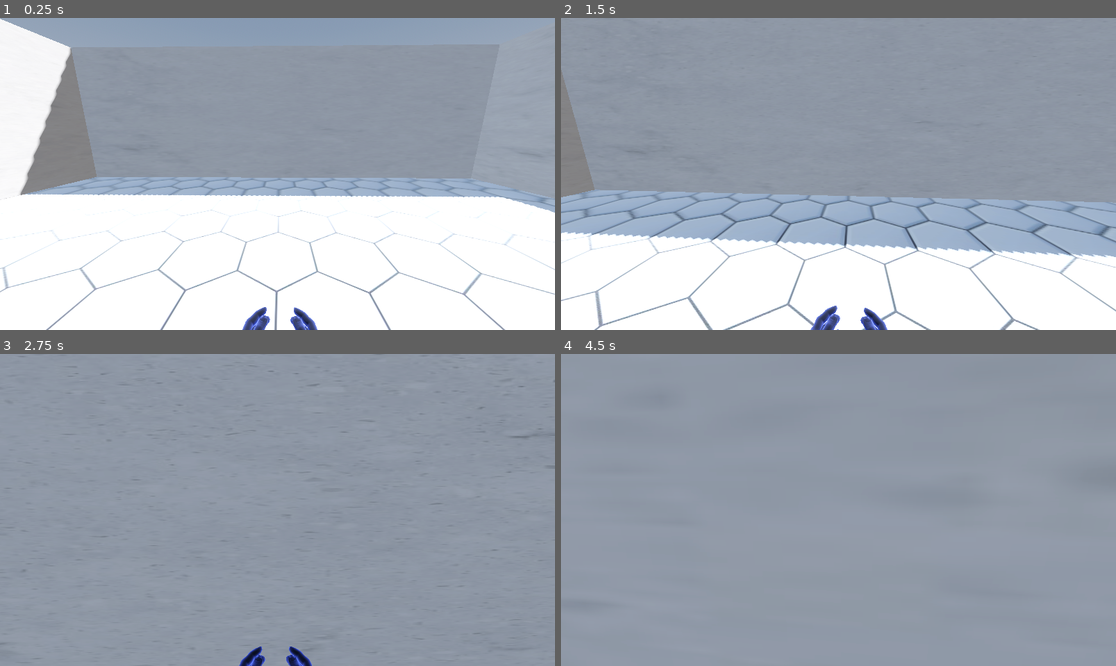
Above: before the commit, frames 1-4 (two rows, left to right).
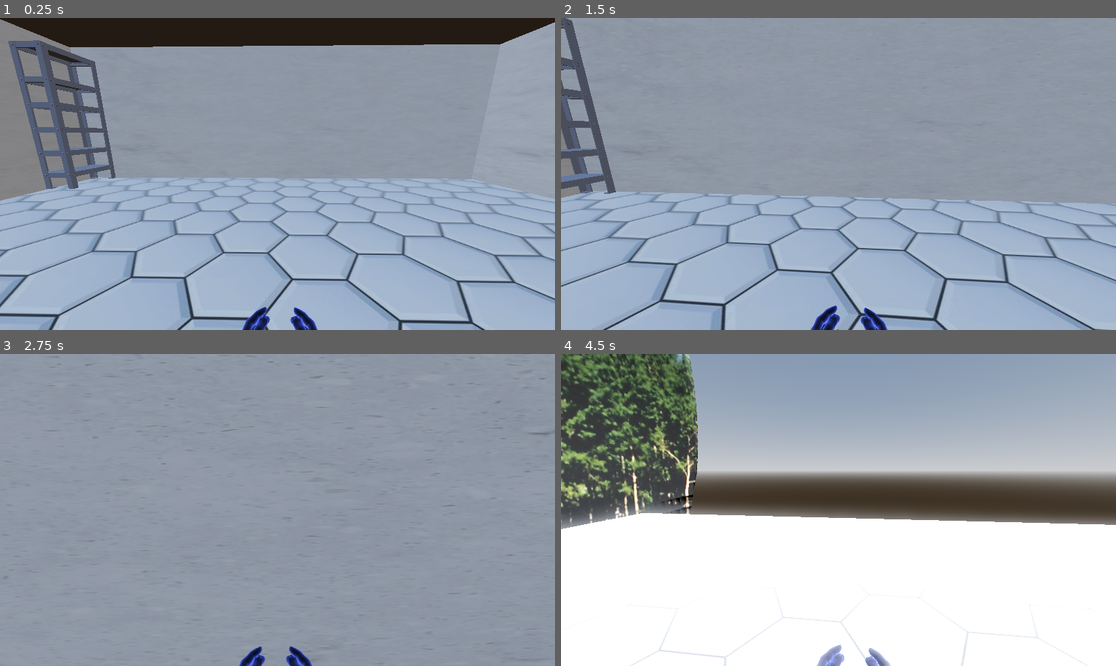
Above: after the commit, the same moments.

Repository: zlataaa05/VR-chemistry
Game: Godot game, scene res://Scene/MAIN.tscn
The game is run twice, just before and just after one commit, with the same random seed, the same clock (stepped at 60 frames per second) and the same inputs.
Inputs (mouse positions are in pixels of both pictures, inside the frame that each line leads up to):
- Up to frame 1 (0.25 s): no input
- Up to frame 2 (1.5 s): tap Enter (ui_accept) at 0.5, 0.77, 1.07 s; move the mouse to (866, 174) at 0.52 s; hold Up (ui_up) from 0.53 s (still down); tap 1 at 0.6 s; click (866, 174) at 0.67 s; move the mouse to (810, 174) at 1.27 s; tap 2 at 1.35 s
- Up to frame 3 (2.75 s): keep holding Up (ui_up); tap Enter (ui_accept) at 1.52, 1.82 s; move the mouse to (288, 503) at 2.02 s; tap 3 at 2.1 s
- Up to frame 4 (4.5 s): keep holding Up (ui_up); move the mouse to (832, 516) at 2.77 s; tap 4 at 2.85 s; click (832, 516) at 2.92 s; tap Enter (ui_accept) at 3.02, 3.32, 3.77, 4.07 s; move the mouse to (877, 513) at 3.52 s; tap 5 at 3.6 s; move the mouse to (794, 506) at 4.27 s; tap 6 at 4.35 s

The runs differ from the first frame. In frame 1, 58% of the frame differs, in the area x 0-100%, y 0-100%; in frame 2, 33%; in frame 3, 0.1%; in frame 4, 86%.

Commit message:
Создание демонстрационной версии. День 4
Добавлен скайбокс за окнами, настроен свет

Diff:
--- a/Scene/MAIN.tscn
+++ b/Scene/MAIN.tscn
@@ -2,9 +2,10 @@
 
 [ext_resource type="PackedScene" uid="uid://bk4kmv1helfba" path="res://Scene/FLOOR.tscn" id="1_tyv3c"]
 [ext_resource type="PackedScene" uid="uid://83hv132nxi5w" path="res://Scene/PLAYER.tscn" id="2_ojrwd"]
-[ext_resource type="PackedScene" uid="uid://cprjt2v3bvwac" path="res://Scene/WALLS.tscn" id="3_ojrwd"]
 [ext_resource type="PackedScene" uid="uid://bq5avhn83stny" path="res://Scene/SHELFS.tscn" id="4_4c5ek"]
 [ext_resource type="PackedScene" uid="uid://y0a42tekf16q" path="res://Scene/TABL_MENDELEEVA.tscn" id="5_8p385"]
+[ext_resource type="Texture2D" uid="uid://cfv40r64xnd05" path="res://walls_texture_2.jpg" id="5_xqnis"]
+[ext_resource type="Texture2D" uid="uid://bqymhdks4fhtw" path="res://view_texture_2.jpg" id="6_xqnis"]
 
 [sub_resource type="ProceduralSkyMaterial" id="ProceduralSkyMaterial_4c5ek"]
 sky_horizon_color = Color(0.66224277, 0.6717428, 0.6867428, 1)
@@ -19,34 +20,133 @@
 tonemap_mode = 2
 glow_enabled = true
 
+[sub_resource type="StandardMaterial3D" id="StandardMaterial3D_g2c68"]
+albedo_texture = ExtResource("5_xqnis")
+
+[sub_resource type="StandardMaterial3D" id="StandardMaterial3D_421j5"]
+transparency = 1
+albedo_color = Color(0.91764706, 1, 1, 0.09411765)
+
+[sub_resource type="StandardMaterial3D" id="StandardMaterial3D_8p385"]
+albedo_texture = ExtResource("5_xqnis")
+
+[sub_resource type="StandardMaterial3D" id="StandardMaterial3D_xqnis"]
+albedo_texture = ExtResource("5_xqnis")
+
+[sub_resource type="StandardMaterial3D" id="StandardMaterial3D_w64on"]
+albedo_texture = ExtResource("5_xqnis")
+
+[sub_resource type="StandardMaterial3D" id="StandardMaterial3D_lpkqq"]
+albedo_texture = ExtResource("6_xqnis")
+
+[sub_resource type="StandardMaterial3D" id="StandardMaterial3D_j5tvb"]
+emission_enabled = true
+
+[sub_resource type="StandardMaterial3D" id="StandardMaterial3D_trt1i"]
+albedo_texture = ExtResource("6_xqnis")
+
 [node name="Main" type="Node3D" unique_id=998266863]
 
 [node name="WorldEnvironment" type="WorldEnvironment" parent="." unique_id=587294472]
 environment = SubResource("Environment_xqnis")
 
 [node name="DirectionalLight3D" type="DirectionalLight3D" parent="." unique_id=924883623]
-transform = Transform3D(-0.8660254, -0.43301278, 0.25, 0, 0.49999997, 0.86602545, -0.50000006, 0.75, -0.43301266, 0, 0, 0)
+transform = Transform3D(0.0074658645, -0.9615873, 0.274398, 0.00187159, 0.27441844, 0.96160865, -0.9999703, -0.0066656778, 0.003848467, -0.037590027, 27.537516, 0)
 shadow_enabled = true
 
 [node name="Floor" parent="." unique_id=1004367032 instance=ExtResource("1_tyv3c")]
+transform = Transform3D(-4.104594e-08, 0, 0.5265955, 0, 1, 0, -0.93902165, 0, -2.3018218e-08, 0, 0, 0)
 
 [node name="Player" parent="." unique_id=1355984825 instance=ExtResource("2_ojrwd")]
 transform = Transform3D(1, 0, 0, 0, 1, 0, 0, 0, 1, 0, 1.1774098, 0)
 
-[node name="Walls" parent="." unique_id=35035400 instance=ExtResource("3_ojrwd")]
-transform = Transform3D(1, 0, 0, 0, 1, 0, 0, 0, 1, -7.974901, 2.4963546, 0)
-
-[node name="Walls2" parent="." unique_id=572860440 instance=ExtResource("3_ojrwd")]
-transform = Transform3D(1, 0, 0, 0, 1, 0, 0, 0, 1, 7.975, 2.496369, 0)
-
-[node name="Walls3" parent="." unique_id=1908411464 instance=ExtResource("3_ojrwd")]
-transform = Transform3D(-4.371139e-08, 0, 1, 0, 1, 0, -1, 0, -4.371139e-08, 0, 2.496369, -8)
-
-[node name="Walls4" parent="." unique_id=1293611560 instance=ExtResource("3_ojrwd")]
-transform = Transform3D(-4.371139e-08, 0, 1, 0, 1, 0, -1, 0, -4.371139e-08, 0, 2.496369, 8)
-
-[node name="Node3D" parent="." unique_id=567405109 instance=ExtResource("4_4c5ek")]
+[node name="Shelfs2" parent="." unique_id=567405109 instance=ExtResource("4_4c5ek")]
 transform = Transform3D(0.55, 0, 0, 0, 0.55, 0, 0, 0, 0.55, -6.9772606, 2.229106, 7.705755)
 
-[node name="Node3D2" parent="." unique_id=293565040 instance=ExtResource("5_8p385")]
+[node name="Tabl_Mendeleeva" parent="." unique_id=293565040 instance=ExtResource("5_8p385")]
 transform = Transform3D(0.05243303, 0, 0.01660656, 0, 0.055, 0, -0.01660656, 0, 0.05243303, -4.078266, 1.5487795, 0)
+
+[node name="Wall 1" type="CSGBox3D" parent="." unique_id=1778102809]
+transform = Transform3D(1, 0, 0, 0, 1, 0, 0, 0, 1, -8, 2.5, 0)
+material_override = SubResource("StandardMaterial3D_g2c68")
+use_collision = true
+size = Vector3(0.305, 5, 16)
+
+[node name="window 1" type="CSGBox3D" parent="Wall 1" unique_id=1283804044]
+transform = Transform3D(1, 0, 0, 0, 1, 0, 0, 0, 1.75, 0.020501137, 0.20119882, 2.4439998)
+operation = 2
+size = Vector3(1, 2.4707031, 1)
+
+[node name="window 2" type="CSGBox3D" parent="Wall 1" unique_id=2054068294]
+transform = Transform3D(1, 0, 0, 0, 1, 0, 0, 0, 1.75, 0.020999908, 0.20147705, -2.444)
+operation = 2
+size = Vector3(1, 2.4707031, 1)
+
+[node name="1" type="CSGBox3D" parent="Wall 1" unique_id=634279231]
+transform = Transform3D(1, 0, 0, 0, 1, 0, 0, 0, 1, -0.0005426407, 0.20147705, 2.444)
+size = Vector3(0.30679688, 2.471, 0.09)
+
+[node name="2" type="CSGBox3D" parent="Wall 1" unique_id=1236834272]
+transform = Transform3D(1, 0, 0, 0, 1, 0, 0, 0, 1, 0.0008330345, 0.20147705, 2.444)
+size = Vector3(0.305, 0.09, 1.75)
+
+[node name="3" type="CSGBox3D" parent="Wall 1" unique_id=987476673]
+transform = Transform3D(1, 0, 0, 0, 1, 0, 0, 0, 1, -0.0005426407, 0.20147705, -2.444)
+size = Vector3(0.30679688, 2.471, 0.09)
+
+[node name="4" type="CSGBox3D" parent="Wall 1" unique_id=522908749]
+transform = Transform3D(1, 0, 0, 0, 1, 0, 0, 0, 1, 0.0008330345, 0.20147705, -2.444)
+size = Vector3(0.305, 0.09, 1.75)
+
+[node name="glass 1" type="CSGBox3D" parent="." unique_id=1105482769]
+transform = Transform3D(1, 0, 0, 0, 1, 0, 0, 0, 1.75, -7.9979587, 2.7011988, 2.4439998)
+size = Vector3(0.045, 2.471, 1)
+material = SubResource("StandardMaterial3D_421j5")
+
+[node name="glass 2" type="CSGBox3D" parent="." unique_id=1495552047]
+transform = Transform3D(1, 0, 0, 0, 1, 0, 0, 0, 1.75, -7.998, 2.701477, -2.444)
+size = Vector3(0.045, 2.471, 1)
+material = SubResource("StandardMaterial3D_421j5")
+
+[node name="Wall 2" type="CSGBox3D" parent="." unique_id=1299838129]
+transform = Transform3D(1, 0, 0, 0, 1, 0, 0, 0, 1, 8, 2.5, 0)
+material_override = SubResource("StandardMaterial3D_8p385")
+size = Vector3(0.305, 5, 16)
+
+[node name="Wall 3" type="CSGBox3D" parent="." unique_id=169651646]
+transform = Transform3D(-4.371139e-08, 0, 1, 0, 1, 0, -1, 0, -4.371139e-08, 0, 2.5, 8)
+material_override = SubResource("StandardMaterial3D_xqnis")
+size = Vector3(0.305, 5, 16)
+
+[node name="Wall 4" type="CSGBox3D" parent="." unique_id=1225032957]
+transform = Transform3D(-4.371139e-08, 0, 1, 0, 1, 0, -1, 0, -4.371139e-08, 0, 2.5, -8)
+material_override = SubResource("StandardMaterial3D_w64on")
+size = Vector3(0.305, 5, 16)
+
+[node name="Shelfs" parent="." unique_id=1414875372 instance=ExtResource("4_4c5ek")]
+transform = Transform3D(0.55, 0, 0, 0, 0.55, 0, 0, 0, 0.55, -6.977, 2.229, -6.0537834)
+
+[node name="CSGSphere3D" type="CSGSphere3D" parent="." unique_id=566224255]
+transform = Transform3D(1, 0, 0, 0, 1, 0, 0, 0, 1, -6.214574, 8.56163, 0)
+material_override = SubResource("StandardMaterial3D_lpkqq")
+flip_faces = true
+radius = 27.974
+radial_segments = 50
+rings = 100
+material = SubResource("StandardMaterial3D_j5tvb")
+
+[node name="CSGSphere3D2" type="CSGSphere3D" parent="CSGSphere3D" unique_id=554618489]
+transform = Transform3D(1, 0, 0, 0, 1, 0, 0, 0, 1, 7.3145027, 0, 0)
+material_override = SubResource("StandardMaterial3D_trt1i")
+operation = 2
+radius = 30.586
+radial_segments = 50
+rings = 100
+
+[node name="CSGBox3D" type="CSGBox3D" parent="." unique_id=1962708994]
+transform = Transform3D(1, 0, 0, 0, 1, 0, 0, 0, 1, 0, 5.4582157, 0)
+size = Vector3(15.96, 1, 15.825)
+
+[node name="DirectionalLight3D2" type="DirectionalLight3D" parent="." unique_id=1823777584]
+transform = Transform3D(0.007471723, -0.7206111, 0.69329923, -0.001848061, 0.6933074, 0.7206395, -0.99997026, -0.006665679, 0.0038484677, -4.558875, 33.427567, 0)
+shadow_enabled = true
--- a/Scene/SHELFS.tscn
+++ b/Scene/SHELFS.tscn
@@ -2,7 +2,7 @@
 
 [ext_resource type="PackedScene" uid="uid://nqgvaqqkvgey" path="res://Scene/shelfs.fbx" id="1_djr6s"]
 
-[node name="Node3D" type="Node3D" unique_id=567405109]
+[node name="Shelfs" type="Node3D" unique_id=567405109]
 
 [node name="shelfs" parent="." unique_id=286274109 instance=ExtResource("1_djr6s")]
 
--- a/Scene/TABL_MENDELEEVA.tscn
+++ b/Scene/TABL_MENDELEEVA.tscn
@@ -1,8 +1,18 @@
 [gd_scene format=3 uid="uid://y0a42tekf16q"]
 
+[ext_resource type="Script" uid="uid://dcfdgrhu4kang" path="res://addons/godot-xr-tools/objects/pickable.gd" id="1_nni6o"]
 [ext_resource type="PackedScene" uid="uid://dqbq83j3yrqan" path="res://mendeleeva.fbx" id="1_ykgjs"]
 
-[node name="Node3D" type="Node3D" unique_id=293565040]
+[sub_resource type="BoxShape3D" id="BoxShape3D_nni6o"]
+size = Vector3(1, 1.0712891, 1)
+
+[node name="Tabl_Mendeleeva" type="RigidBody3D" unique_id=309340841]
+script = ExtResource("1_nni6o")
+metadata/_custom_type_script = "uid://dcfdgrhu4kang"
+
+[node name="CollisionShape3D" type="CollisionShape3D" parent="." unique_id=1829886068]
+transform = Transform3D(1.65, 0, 0, 0, 39.85, 0, 0, 0, 75.79, 0.1978035, 1.4204345, 0)
+shape = SubResource("BoxShape3D_nni6o")
 
 [node name="mendeleeva" parent="." unique_id=1541175216 instance=ExtResource("1_ykgjs")]
 
--- a/Scene/WALLS.tscn
+++ /dev/null
@@ -1,16 +0,0 @@
-[gd_scene format=3 uid="uid://cprjt2v3bvwac"]
-
-[ext_resource type="Texture2D" uid="uid://cfv40r64xnd05" path="res://walls_texture_2.jpg" id="1_f7kl4"]
-
-[sub_resource type="StandardMaterial3D" id="StandardMaterial3D_ly1ib"]
-albedo_texture = ExtResource("1_f7kl4")
-
-[sub_resource type="ShaderMaterial" id="ShaderMaterial_evnpo"]
-
-[node name="Walls" type="Node3D" unique_id=35035400]
-
-[node name="CSGBox3D" type="CSGBox3D" parent="." unique_id=1342093237]
-material_override = SubResource("StandardMaterial3D_ly1ib")
-use_collision = true
-size = Vector3(0.1, 5, 16)
-material = SubResource("ShaderMaterial_evnpo")
Binary file added: view_texture.jpg
Not shown, added: view_texture.jpg.import
Binary file added: view_texture_2.jpg
Not shown, changed: view_texture_2.jpg.import
Binary file removed: walls_texture.png
